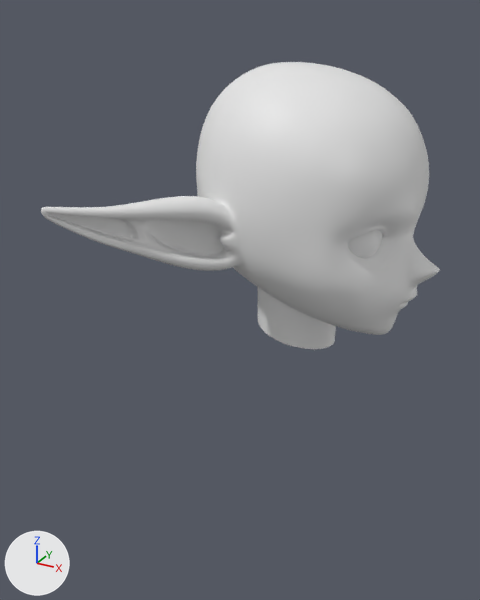
One commit to the Blender file Blender/frieren_09.blend: the scene before it, then after it.
Both versions are drawn from a camera (50 mm lens) standing at (0.226, -0.553, 1.628) and looking at (-0.073, -0.009, 1.356). The axes (+X, +Y, +Z) are drawn at lower left. The lights are the same throughout.
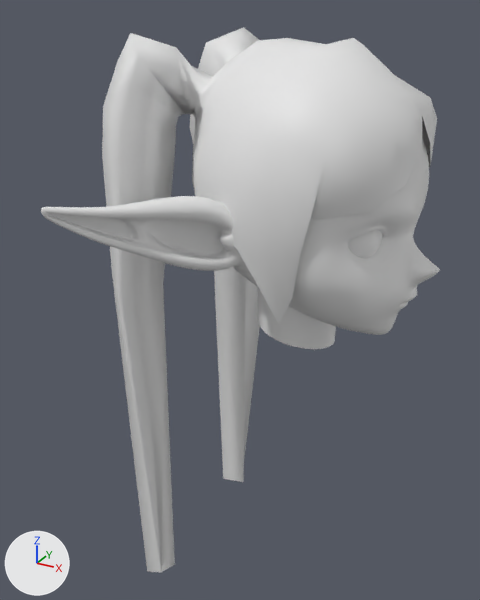
What differs and where, as boxes (x1, y1, x2, y2) in the pictures (480 x 600 px):
'Plane', added: after (102, 27, 437, 572)

Diff of the bpy script that builds the scene:
```diff
--- a/Blender/frieren_09.blend.py
+++ b/Blender/frieren_09.blend.py
@@ me_plane @@
+me_plane.from_pydata(...)  # 87 vertices, 70 faces; spans x -0.167..0.095, y 0.0..0.144, z 1.03..1.609
+me_plane.polygons.foreach_set('use_smooth', [True] * 70)
@@ ob_plane @@
+ob_plane = bpy.data.objects.new('Plane', me_plane)
+ob_plane.location = (0.0, 0.0, 0.0)
+_m = ob_plane.modifiers.new('Mirror', 'MIRROR')
+_m.use_axis = (False, True, False)
```
